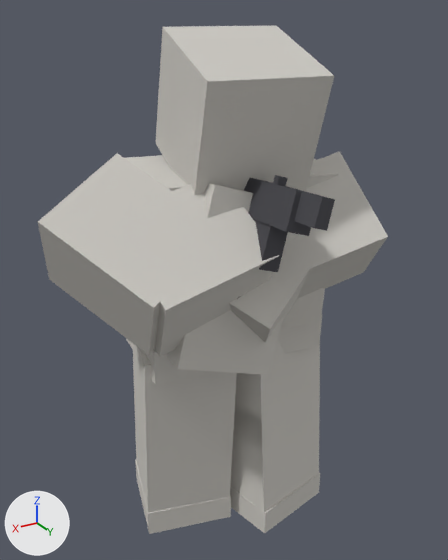
An edit to the Blender file art/anim/weapons/blender/sets/smg.blend, drawn before and after from the same camera.
The view is the same before and after, from a 50 mm lens placed at (3.24, 5.41, 5.6), pointed at (0.21, 0.36, 3.07). Every picture has the same lights, and +X, +Y and +Z are marked at lower left. The picture after the commit comes second. Both versions are drawn at frame 140 of the action 'SMGInspect'; the numbers are the values there.

Objects in the first picture: 'R15_Head', 'R15_LeftHand', 'R15_LeftLowerArm', 'R15_LeftLowerLeg', 'R15_LeftUpperArm', 'R15_LeftUpperLeg', 'R15_LowerTorso', 'R15_RightHand', 'R15_RightLowerArm', 'R15_RightLowerLeg', 'R15_RightUpperArm', 'R15_RightUpperLeg', 'R15_UpperTorso', 'R15_gun_Barrel', 'R15_gun_CockingKnob', 'R15_gun_LowerFrame', 'R15_gun_Receiver' and 2 more.
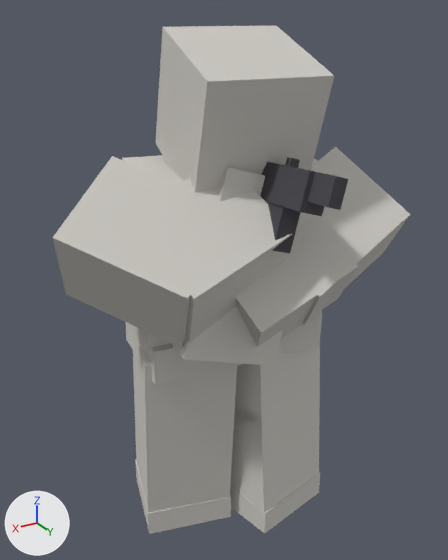
Boxes (x1, y1, x2, y2) around the edits, measured in the pictures (448 x 560 px):
'R15_RightUpperArm', posed
    before: (38, 153, 189, 355)
    after: (53, 156, 197, 348)
'R15_RightLowerArm', posed
    before: (150, 184, 279, 357)
    after: (176, 178, 292, 343)
'R15_LeftUpperArm', posed
    before: (267, 151, 388, 298)
    after: (294, 147, 410, 325)
'R15_LeftLowerArm', posed
    before: (229, 227, 333, 343)
    after: (235, 237, 359, 347)
'R15_LeftHand', posed
    before: (167, 310, 284, 375)
    after: (173, 306, 283, 366)
'R15_gun_Receiver', posed
    before: (244, 178, 317, 236)
    after: (261, 162, 324, 216)
'R15_RightHand', posed
    before: (204, 183, 300, 245)
    after: (218, 167, 313, 229)
'R15_gun_Barrel', posed
    before: (295, 191, 335, 231)
    after: (308, 172, 348, 210)
'R15_gun_LowerFrame', posed
    before: (253, 219, 288, 272)
    after: (265, 201, 300, 254)
'R15_gun_CockingKnob', posed
    before: (273, 175, 287, 186)
    after: (286, 157, 300, 168)

The change in detail:
Bone 'Gun' (bone_gun) moves from (-1.4, -1.6, 0.88) to (-1.54, -1.72, 0.8).
